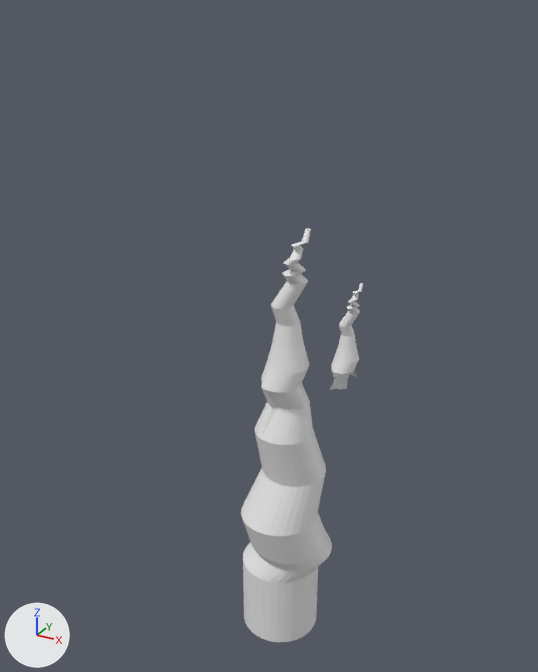
A saved change to the Blender file env_tree_Jiaman_01.blend.
Before and after are seen from a 50 mm lens placed at (7.34, -13.99, 14.29), pointed at (-0.3, -0.1, 7.35). The lights are fixed; the arrows at lower left show +X, +Y and +Z. The older version comes first. Materials are left out; every surface is plain grey.

Objects in the first picture: '柱体'.
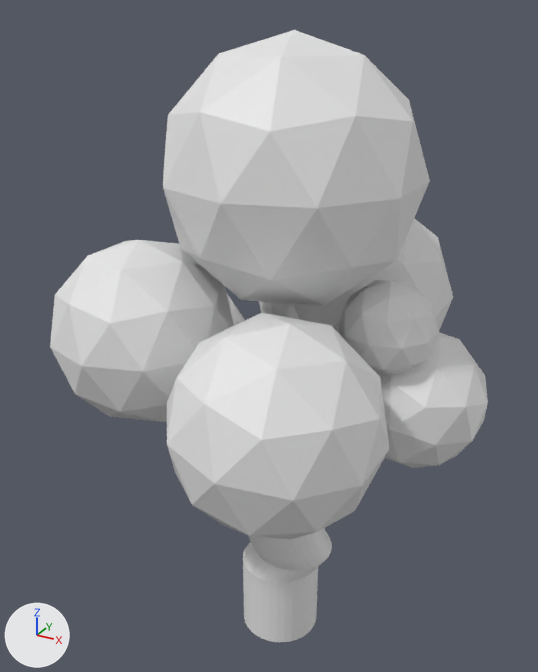
Location of each change, (x1, y1, x2, y2) in pixels of the pictures (538 x 672 px; the box of a moved part takes in the faces that stretch with it):
'棱角球', added
    after: (163, 30, 430, 306)
'棱角球.002', added
    after: (167, 313, 390, 540)
'棱角球.005', added
    after: (50, 240, 234, 422)
'棱角球.003', added
    after: (379, 332, 488, 468)
'棱角球.006', added
    after: (338, 280, 438, 375)
'棱角球.004', added
    after: (259, 218, 453, 334)
'棱角球.001', added (mostly hidden)
    after: (227, 294, 245, 326)
'柱体.005', added (mostly hidden)
    after: (333, 322, 340, 333)
part 1 of me_柱体, moved or reshaped (not visible afterwards)
    before: (329, 283, 363, 391)

The change in detail:
me_柱体 is used by ob_柱体; location (0.0, 0.0, 0.0).
me_柱体 had 1177 vertices, 1114 faces and spanned x -1.0..2.03, y -1.35..1.14, z -1.0..10.18.
me_柱体 now has 1177 vertices, 1114 faces and spans x -1.0..2.27, y -1.35..1.14, z -1.0..10.18.
me_柱体 part 1: the loose piece of 473 vertices spanning x 1.25..2.03, y -0.5..0.24, z 6.27..9.08 is multiplied about its middle by the matrix ((0.847, -0.12, 0.518), (0.0, 0.974, 0.226), (-0.532, -0.191, 0.825)), then moved by (-0.43, 0.25, -1.9).
Mesh me_棱角球_006 is new.
It is an icosphere of 80 faces spanning x -0.95..0.95, y -1.0..1.0, z -1.0..1.0.
Mesh me_棱角球_004 is new.
It is an icosphere of 80 faces spanning x -0.95..0.95, y -1.0..1.0, z -1.0..1.0.
Mesh me_棱角球_002 is new.
It is an icosphere of 80 faces spanning x -0.95..0.95, y -1.0..1.0, z -1.0..1.0.
Mesh me_柱体_005 is new.
It has 288 vertices, 258 faces and spans x -1.16..1.05, y -1.11..1.14, z -1.0..11.95.
Object '棱角球.006' (ob_棱角球_006) is new; it shows me_棱角球_006.
Its location is (2.77, -0.72, 8.42).
Object '棱角球.005' (ob_棱角球_005) is new; it shows a copy of me_棱角球_006.
Its location is (-2.04, -2.42, 8.01).
Its scale is (-2.0, -2.0, -2.0).
Object '棱角球.004' (ob_棱角球_004) is new; it shows me_棱角球_004.
Its location is (0.65, 2.48, 7.81).
Its scale is (2.49, 2.49, 2.49).
Object '棱角球.003' (ob_棱角球_003) is new; it shows a copy of me_棱角球_006.
Its location is (3.24, 0.0, 6.63).
Its rotation in degrees is (0, 17, 0).
Its scale is (1.55, 1.55, 1.55).
Object '棱角球.002' (ob_棱角球_002) is new; it shows me_棱角球_002.
Its location is (1.72, -3.49, 7.28).
Its rotation in degrees is (0, 7.3, 0).
Its scale is (2.09, 2.09, 2.09).
Object '棱角球.001' (ob_棱角球_001) is new; it shows a copy of me_棱角球_006.
Its location is (-2.93, 0.4, 6.37).
Its rotation in degrees is (0.4, -23, -0.9).
Its scale is (1.61, 1.68, 1.68).
Object '棱角球' (ob_棱角球) is new; it shows a copy of me_棱角球_006.
Its location is (0.66, -0.88, 11.29).
Its scale is (2.65, 2.65, 2.65).
Object '柱体.005' (ob_柱体_005) is new; it shows me_柱体_005.
Its location is (0.82, -0.37, 6.88).
Its rotation in degrees is (0, 33, 0).
Its scale is (0.157, 0.157, 0.157).
